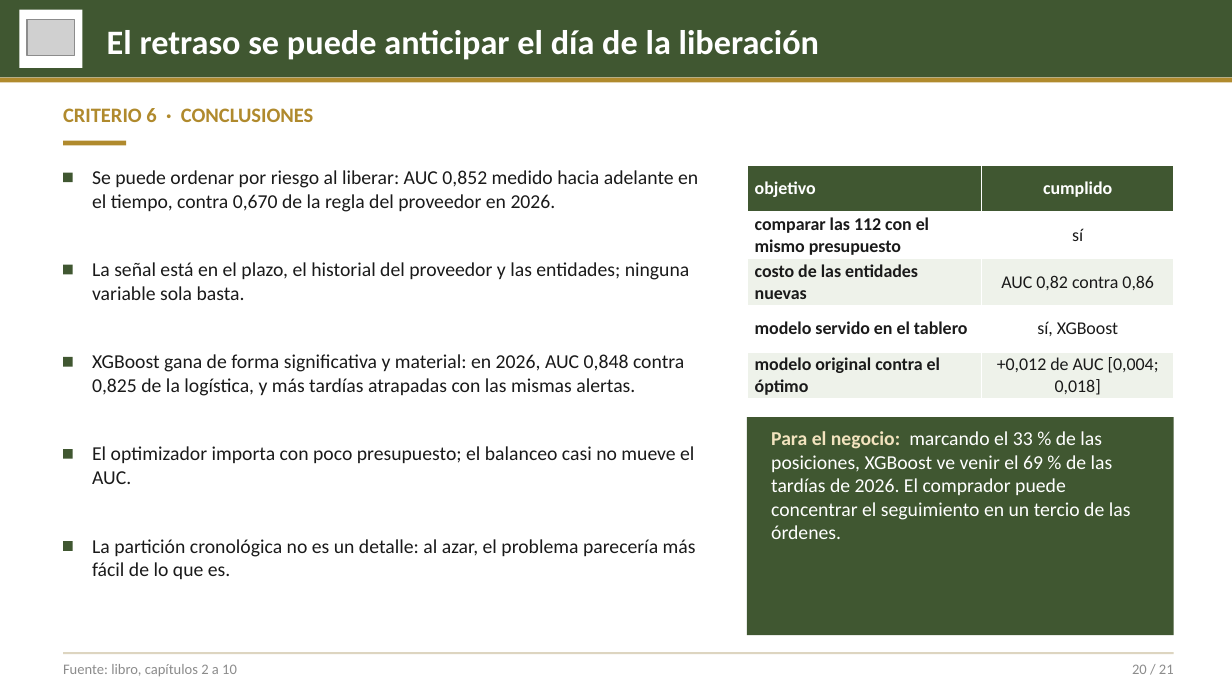
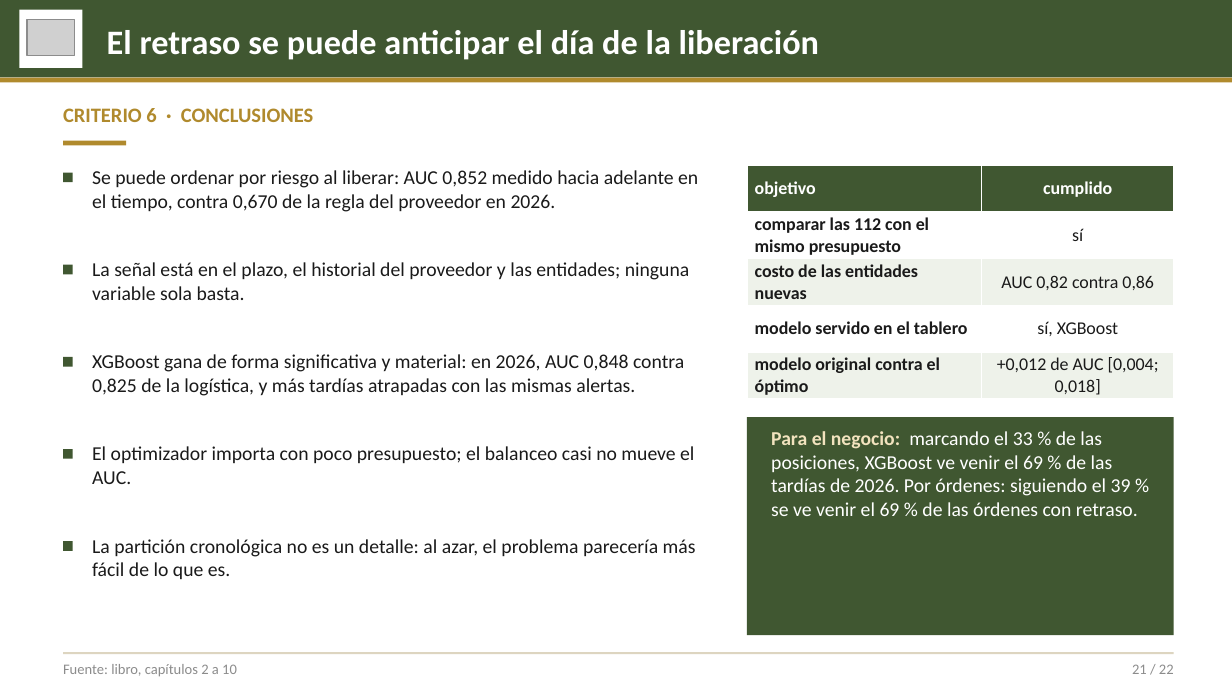
Before and after one commit to ddcarbono/otif-compras-ml, a slide deck: slide 21 of presentacion/sustentacion_otif.pptx (slide 20 before the commit). Drawn at 1232x693 pixels with LibreOffice and Linux fonts; fonts in the diff are those of the drawing; grey boxes stand for pictures. Boxes give left, top, right and bottom in pixels: in the first picture for what was removed or moved away, otherwise in the second. Text is boxed around its words. In the diff, an @@ line names an element or a change of style, - is before the commit and + after.

Commit message:
Tablero: prediccion en vivo con el modelo original (y XGBoost para comparar); formulacion de cada modelo en su pestana; log-perdida interactiva; presupuesto por ordenes

```diff
--- a/presentacion/sustentacion_otif.pptx
+++ b/presentacion/sustentacion_otif.pptx
@@ text at [771, 431, 1138, 516]: text changed @@
-Para el negocio: marcando el 33 % de las posiciones, XGBoost ve venir el 69 % de las tardías de 2026. El comprador puede concentrar el seguimiento en un tercio de las órdenes.
+Para el negocio: marcando el 33 % de las posiciones, XGBoost ve venir el 69 % de las tardías de 2026. Por órdenes: siguiendo el 39 % se ve venir el 69 % de las órdenes con retraso.
@@ text at [1132, 664, 1174, 674]: text changed @@
-20 / 21
+21 / 22
```
Also in this commit, not shown: 19 other slides changed, 1 slide added, 22 other files.
